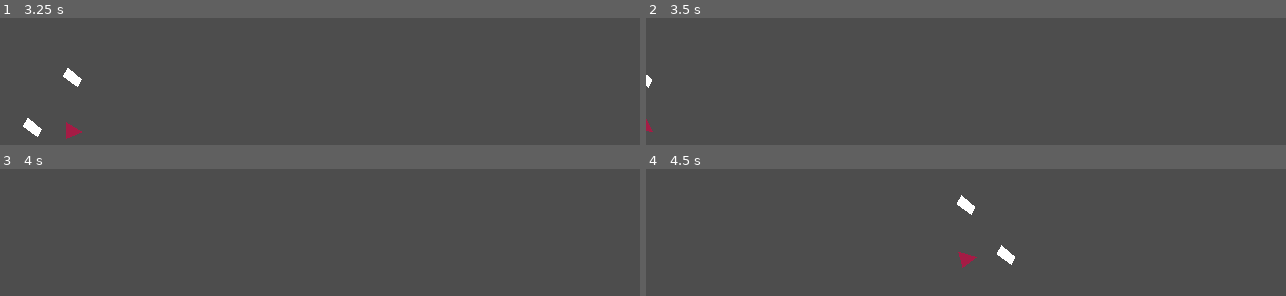
Above: before the commit, frames 1-4 (two rows, left to right).
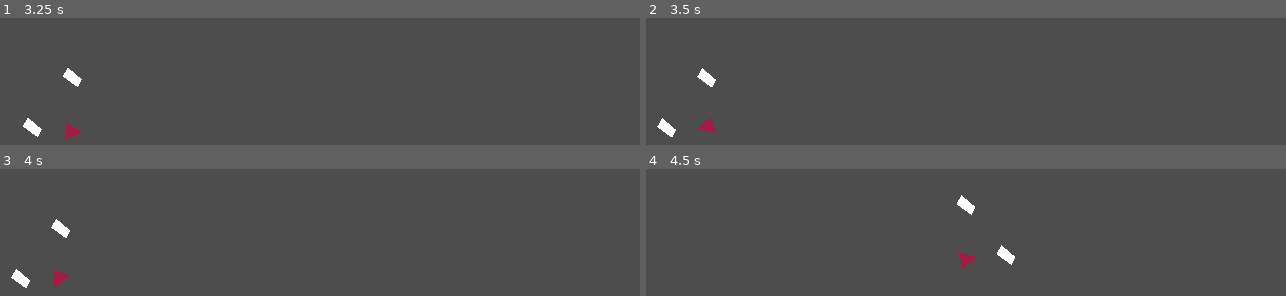
Above: after the commit, the same moments.

Repository: Parker-Vetter/SubwayUnderSea
Game: Godot game, scene res://Scenes/test_scene.tscn
Same seed, same stepped clock (60 frames per second), same inputs: the game is played once before the commit and once after it.
Inputs:
- Up to frame 1 (3.25 s): hold W (up) 0.53-2.03 s; tap Enter at 1.25 s; tap R (restart) at 2 s; hold A (left) from 2.03 s (still down)
- Up to frame 2 (3.5 s): keep holding A (left)
- Up to frame 3 (4 s): release A (left) at 3.53 s; hold S (down) from 3.53 s (still down)
- Up to frame 4 (4.5 s): tap R (restart) at 4.25 s; release S (down) at 4.28 s; hold D (right) from 4.28 s (still down)

Frame 1 is identical in both runs. In frame 2, 0.7% of the frame differs, in the area x 0-11%, y 39-94%; in frame 3, 0.6%; in frame 4, nothing differs.
Error in both runs: Invalid access to property or key 'position' on a base object of type 'previously freed'. (res://tools/camera.gd:36)

Commit message:
Added in oxygen system

Diff:
--- /dev/null
+++ b/subwaysea/Scenes/oxygenSystem.tscn
@@ -0,0 +1,36 @@
+[gd_scene load_steps=3 format=3 uid="uid://bjcgghhh053jy"]
+
+[ext_resource type="Script" path="res://Scripts/OxygenMachine.gd" id="1_8dnk0"]
+
+[sub_resource type="RectangleShape2D" id="RectangleShape2D_7qbeo"]
+size = Vector2(4.15748, 1.2069)
+
+[node name="OxygenSystem" type="Node2D"]
+script = ExtResource("1_8dnk0")
+
+[node name="BodyOfMachine" type="StaticBody2D" parent="."]
+position = Vector2(0, 3)
+
+[node name="CollisionShape2D" type="CollisionPolygon2D" parent="BodyOfMachine"]
+position = Vector2(388, -4)
+polygon = PackedVector2Array(-310, 94, -388, 94, -388, 1, -310, 1)
+
+[node name="FillUpArea" type="Area2D" parent="."]
+position = Vector2(105, 47)
+scale = Vector2(12.5076, -76.6428)
+
+[node name="CollisionShape2D" type="CollisionShape2D" parent="FillUpArea"]
+position = Vector2(-0.0799522, 0.00326192)
+shape = SubResource("RectangleShape2D_7qbeo")
+
+[node name="Up" type="Timer" parent="."]
+wait_time = 0.3
+autostart = true
+
+[node name="Down" type="Timer" parent="."]
+autostart = true
+
+[connection signal="body_entered" from="FillUpArea" to="." method="_on_fill_up_area_body_entered"]
+[connection signal="body_exited" from="FillUpArea" to="." method="_on_fill_up_area_body_exited"]
+[connection signal="timeout" from="Up" to="." method="_on_up_timeout"]
+[connection signal="timeout" from="Down" to="." method="_on_down_timeout"]
--- a/subwaysea/Scenes/test_scene.tscn
+++ b/subwaysea/Scenes/test_scene.tscn
@@ -1,6 +1,7 @@
-[gd_scene load_steps=2 format=3 uid="uid://grexsfob2dti"]
+[gd_scene load_steps=3 format=3 uid="uid://grexsfob2dti"]
 
 [ext_resource type="PackedScene" uid="uid://beiratmnmkvyi" path="res://Scenes/player.tscn" id="1_eeyxp"]
+[ext_resource type="PackedScene" uid="uid://bjcgghhh053jy" path="res://Scenes/oxygenSystem.tscn" id="2_lhl1p"]
 
 [node name="Node2D" type="Node2D"]
 
@@ -25,3 +26,6 @@
 [node name="Player" parent="." instance=ExtResource("1_eeyxp")]
 position = Vector2(534, 527)
 angular_damp = 66.313
+
+[node name="OxygenSystem" parent="." instance=ExtResource("2_lhl1p")]
+position = Vector2(176, 497)
--- /dev/null
+++ b/subwaysea/Scripts/OxygenMachine.gd
@@ -0,0 +1,30 @@
+extends Node
+
+var insideArea = false
+var Multilpier = 1
+var oxygenAmount = 100
+var oxygenCap = 100
+
+func addOxygen():
+	if oxygenAmount < oxygenCap:
+		oxygenAmount = oxygenAmount + (1 * Multilpier)
+
+func loseOxygen():
+	oxygenAmount -= 1
+
+func _on_fill_up_area_body_entered(body: Node2D) -> void:
+	if body.name == "Player":
+		insideArea = true
+
+
+func _on_fill_up_area_body_exited(body: Node2D) -> void:
+	insideArea = false
+
+
+func _on_up_timeout() -> void:
+	if insideArea:
+		addOxygen()
+
+func _on_down_timeout() -> void:
+	if !insideArea:
+		loseOxygen()
--- a/subwaysea/Scripts/director.gd
+++ b/subwaysea/Scripts/director.gd
@@ -4,6 +4,7 @@
 
 var score = 0
 var done = false
+
 func _process(delta):
 	if Input.is_action_just_pressed("exit"):
 		get_tree().quit()
